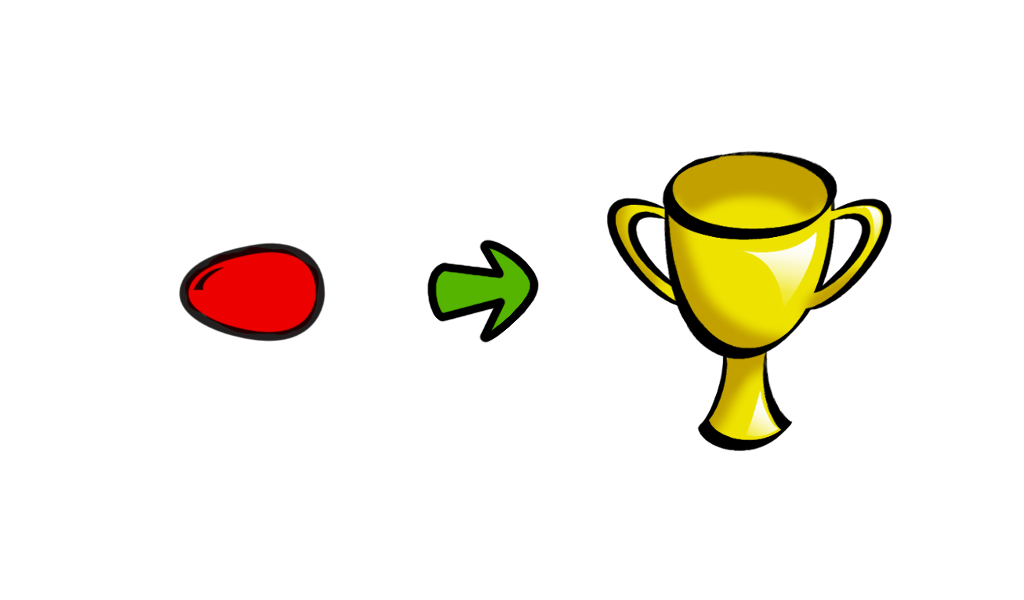
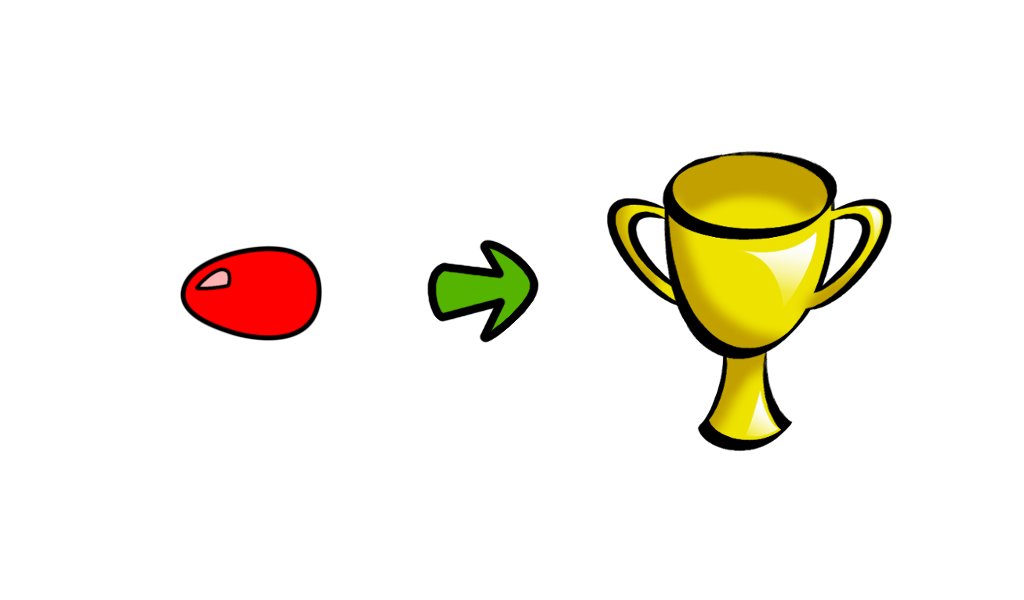
Before/after of a 1024×600 layered artwork. What changed in the layer stack:
renamed "Neue Ebene" to "Eingefügte Ebene #1", moved it above "Eingefügte Ebene#1", painted on it over (179, 242, 326, 342)
removed layer "Neue Ebene#1" over (185, 247, 319, 335)
